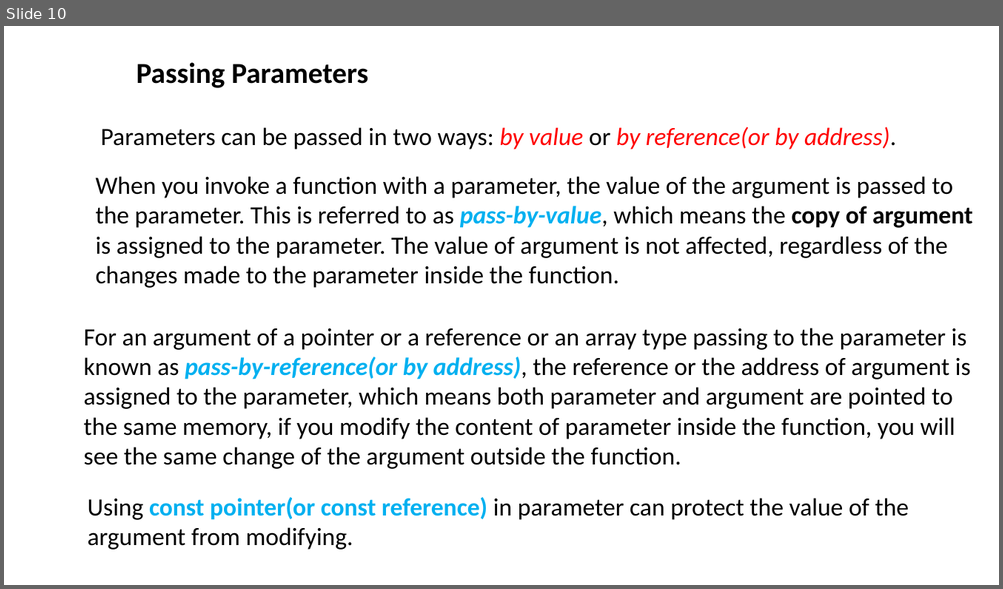
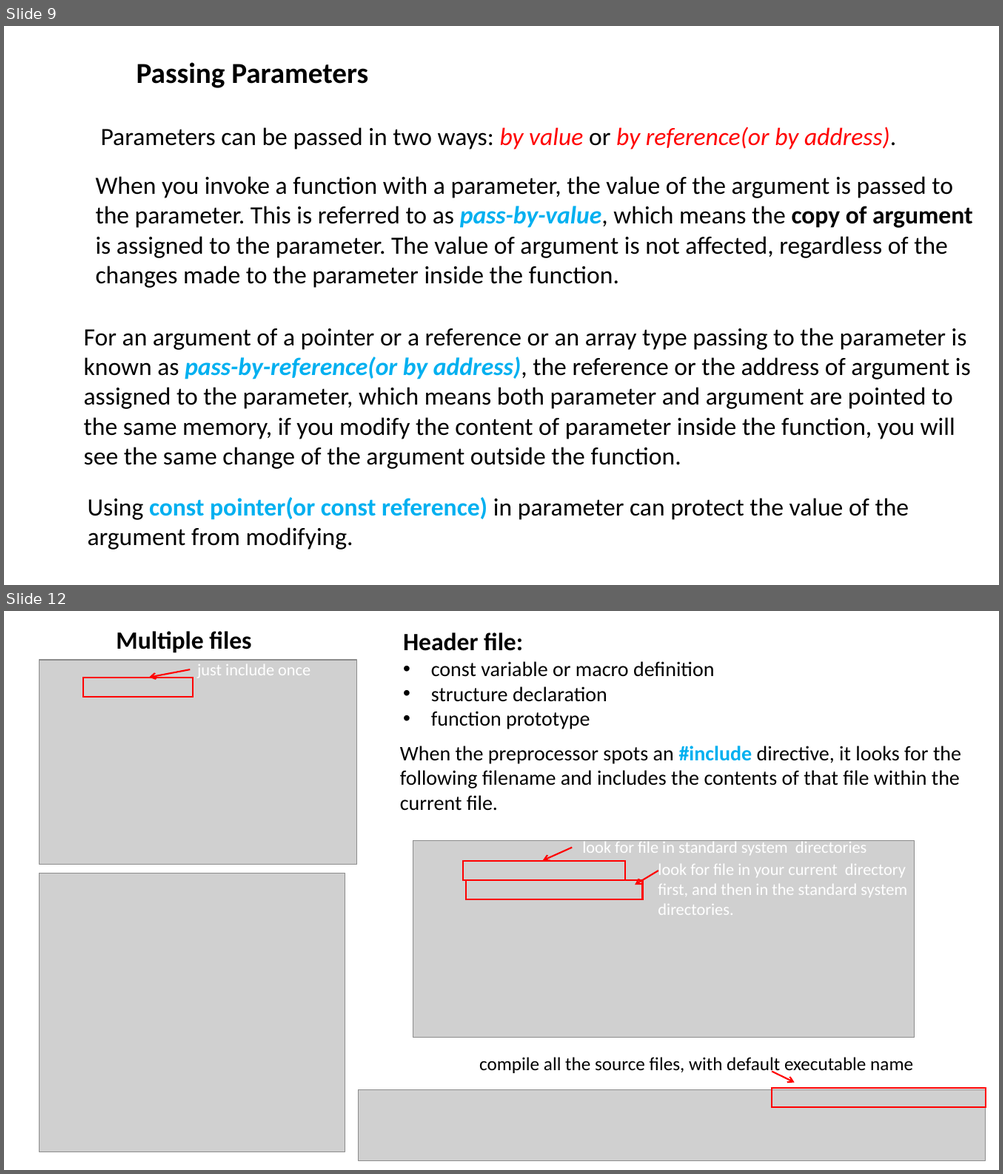
Before and after one commit to ShiqiYu/CPP, a slide deck: week06/Lab06.pptx. Shown one above the other, each under a label of ours: slide 10 before the commit, slides 9 and 12 after it; the slides between them are not shown. The pictures are 1003x589 and 1003x1174 pixels, drawn with LibreOffice and Linux fonts; fonts in the diff are those of the drawing; grey boxes stand for pictures; background and template pictures are left out. Boxes give left, top, right and bottom in pixels: in the first picture for what was removed or moved away, otherwise in the second. Text is boxed around its words. In the diff, an @@ line names an element or a change of style, - is before the commit and + after.

```diff
--- a/week06/Lab06.pptx
+++ b/week06/Lab06.pptx
@@ slide 12 added at box(4, 611, 999, 1170), background #FFFFFF @@
@@ text added at box(116, 631, 251, 653), 24 pt, text #000000, bold @@
+Multiple files
@@ text added at box(403, 632, 714, 729), 20 pt, text #000000 @@
+Header file:
+• const variable or macro definition
+• structure declaration
+• function prototype
@@ picture added at box(40, 661, 357, 866) @@
@@ arrow added from (190, 670) to (149, 678), #FF0000 1.5 pt @@
@@ text added at box(197, 664, 310, 678), 16 pt, text #FFFFFF @@
+just include once
@@ rectangle added at box(84, 678, 193, 697), outline #FF0000 1.5 pt @@
@@ text added at box(400, 746, 961, 811), 20 pt, text #000000 @@
+When the preprocessor spots an #include directive, it looks for the
+following filename and includes the contents of that file within the
+current file.
@@ picture added at box(414, 841, 914, 1038) @@
@@ arrow added from (572, 848) to (543, 861), #FF0000 1.5 pt @@
@@ text added at box(582, 839, 867, 855), 16 pt, text #FFFFFF @@
+look for file in standard system directories
@@ picture added at box(40, 873, 345, 1152) @@
@@ rectangle added at box(463, 861, 625, 880), outline #FF0000 1.5 pt @@
@@ arrow added from (658, 871) to (634, 885), #FF0000 1.5 pt @@
@@ text added at box(657, 864, 907, 915), 16 pt, text #FFFFFF @@
+look for file in your current directory first, and then in the standard system directories.
@@ rectangle added at box(466, 880, 642, 900), outline #FF0000 1.5 pt @@
@@ text added at box(479, 1057, 913, 1075), 18 pt, text #000000 @@
+compile all the source files, with default executable name
@@ arrow added from (771, 1072) to (794, 1082), #FF0000 1.5 pt @@
@@ picture added at box(358, 1090, 985, 1161) @@
@@ rectangle added at box(771, 1088, 985, 1108), outline #FF0000 1.5 pt @@
@@ what was slide 10 is now slide 9 @@
```
Also in this commit, not shown: 7 slides changed, 23 other slides added, 1 slide removed, 1 other file.
